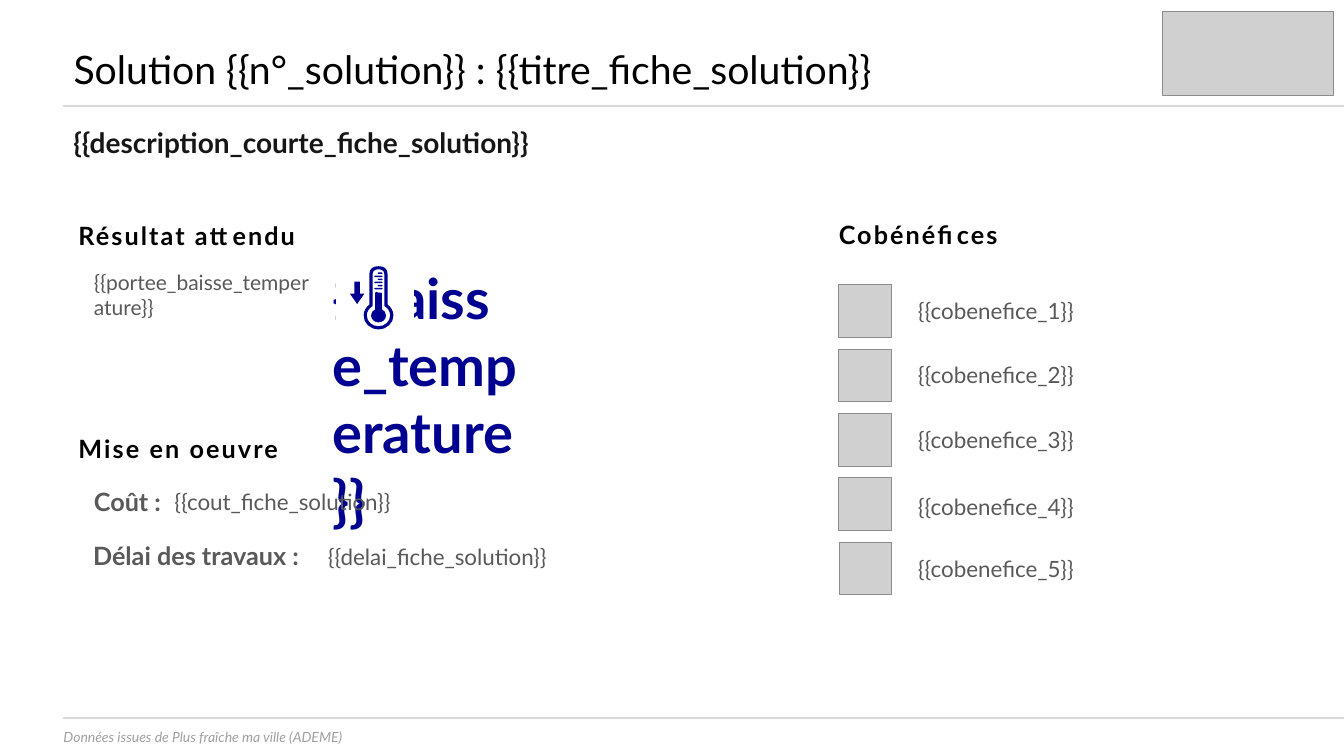
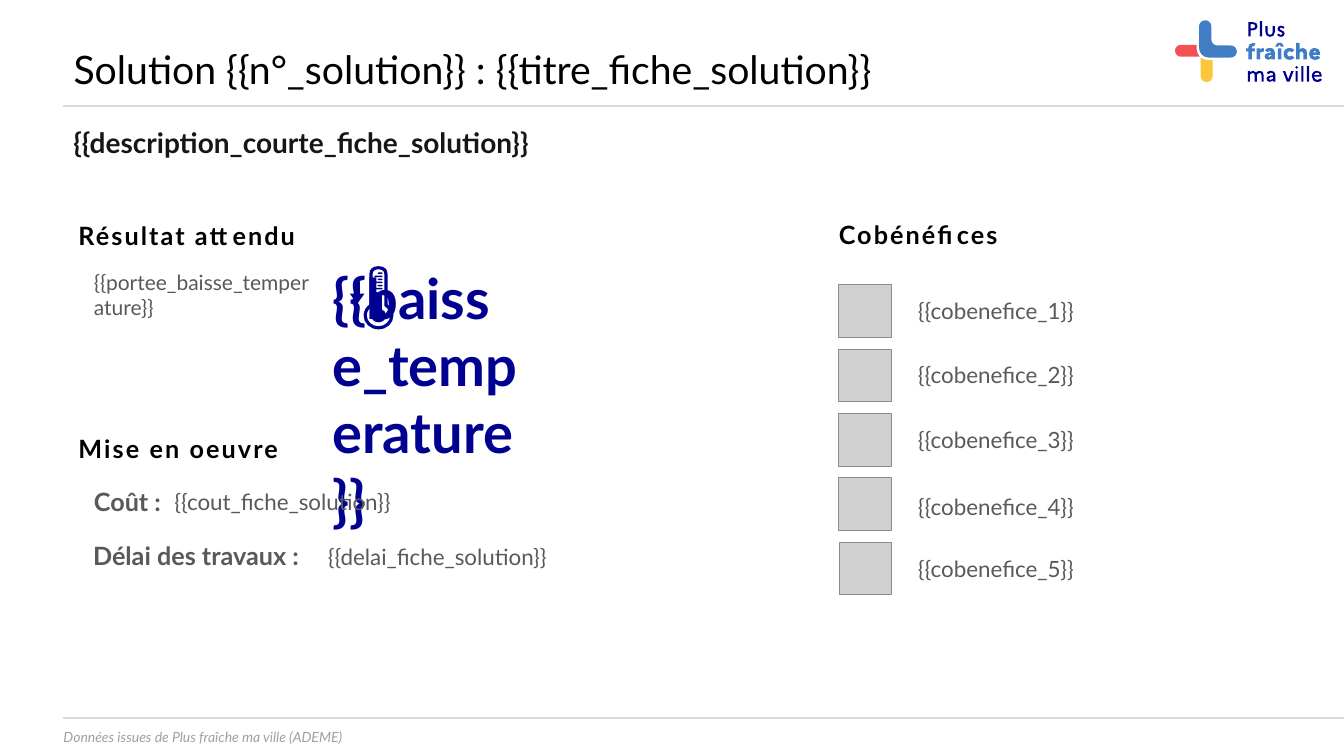
Before and after one commit to incubateur-ademe/plusfraichemaville-site, a slide deck: slide 7 of public/templates/template_synthese_projet.pptx. Drawn at 1344x756 pixels with LibreOffice and Linux fonts; fonts in the diff are those of the drawing; grey boxes stand for pictures. Boxes give left, top, right and bottom in pixels: in the first picture for what was removed or moved away, otherwise in the second. Text is boxed around its words. In the diff, an @@ line names an element or a change of style, - is before the commit and + after.

```diff
--- a/public/templates/template_synthese_projet.pptx
+++ b/public/templates/template_synthese_projet.pptx
@@ picture removed at (x1=1163, y1=11, x2=1334, y2=95) @@
@@ group added at (x1=1176, y1=20, x2=1323, y2=82): 5 freeform shapes @@
@@ freeform shape removed at (x1=336, y1=259, x2=413, y2=337) @@
```
Also in this commit, not shown: 12 other slides changed, 7 other files.
